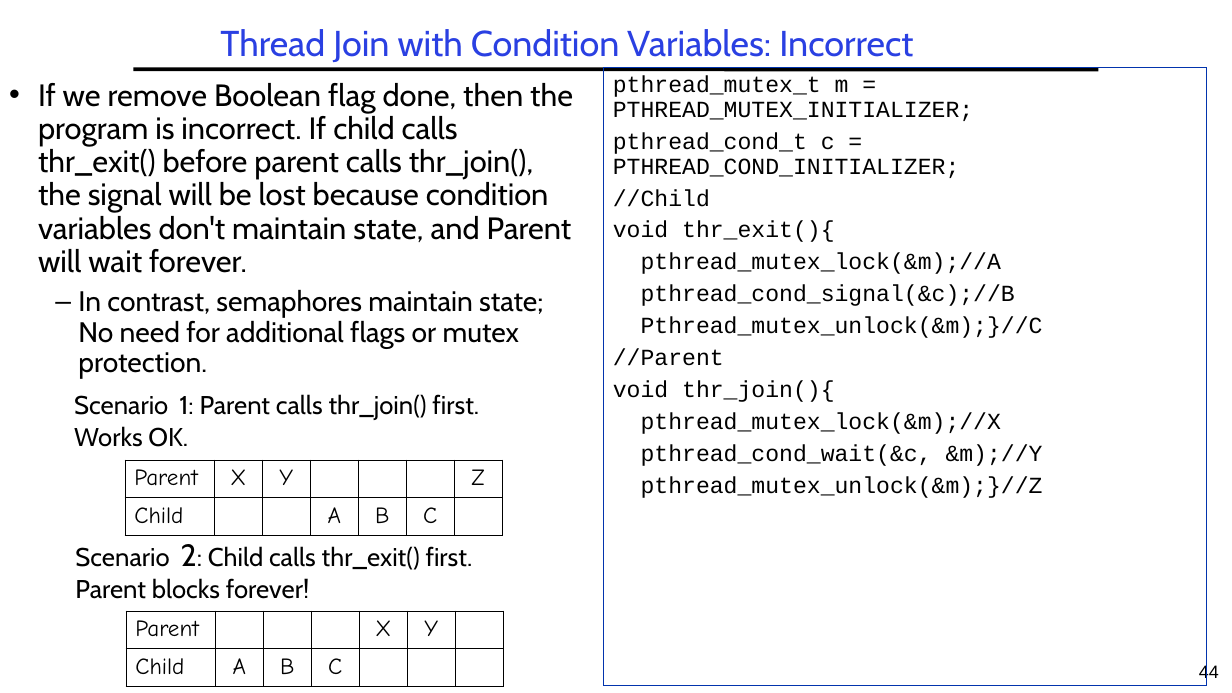
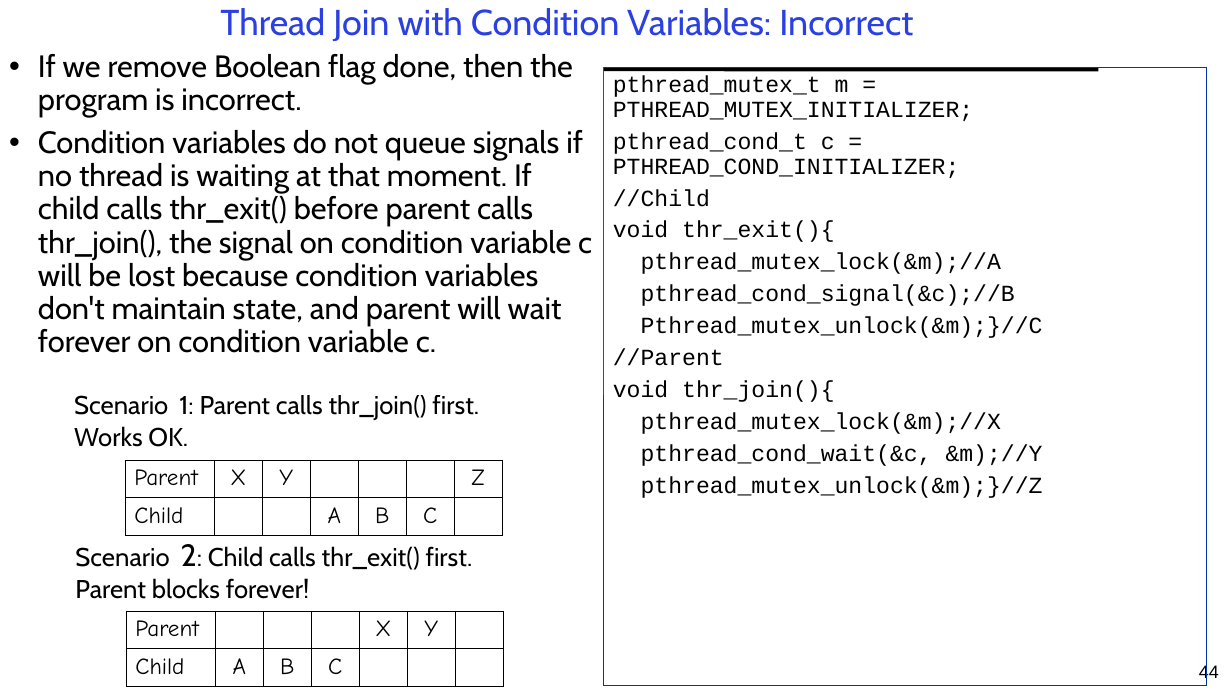
Before and after one commit to guhofstra/CSC256Fa25, a slide deck: slide 44 of PPTs/L3-Synchronization.pptx. Drawn at 1232x693 pixels with LibreOffice and Linux fonts; fonts in the diff are those of the drawing. Boxes give left, top, right and bottom in pixels: in the first picture for what was removed or moved away, otherwise in the second. Text is boxed around its words. In the diff, an @@ line names an element or a change of style, - is before the commit and + after.

```diff
--- a/PPTs/L3-Synchronization.pptx
+++ b/PPTs/L3-Synchronization.pptx
@@ title "Thread Join with Condition Variables: ...": place and size @@
-title "Thread Join with Condition Variables: ..." at box(220, 29, 913, 62)
+title "Thread Join with Condition Variables: ..." at box(220, 8, 913, 41)
@@ text "If we remove Boolean flag ...": place and size @@
-text "If we remove Boolean flag ..." at box(0, 75, 585, 386)
+text "If we remove Boolean flag ..." at box(38, 54, 592, 353)
@@ text at box(38, 54, 592, 353): text changed @@
-• If we remove Boolean flag done, then the program is incorrect. If child calls thr_exit() before parent calls thr_join(), the signal will be lost because condition variables don't maintain state, and Parent will wait forever.
-  – In contrast, semaphores maintain state; No need for additional flags or mutex protection.
+• If we remove Boolean flag done, then the program is incorrect.
+• Condition variables do not queue signals if no thread is waiting at that moment. If child calls thr_exit() before parent calls thr_join(), the signal on condition variable c will be lost because condition variables don't maintain state, and parent will wait forever on condition variable c.
```
Also in this commit, not shown: 3 other slides changed, 7 other files.
